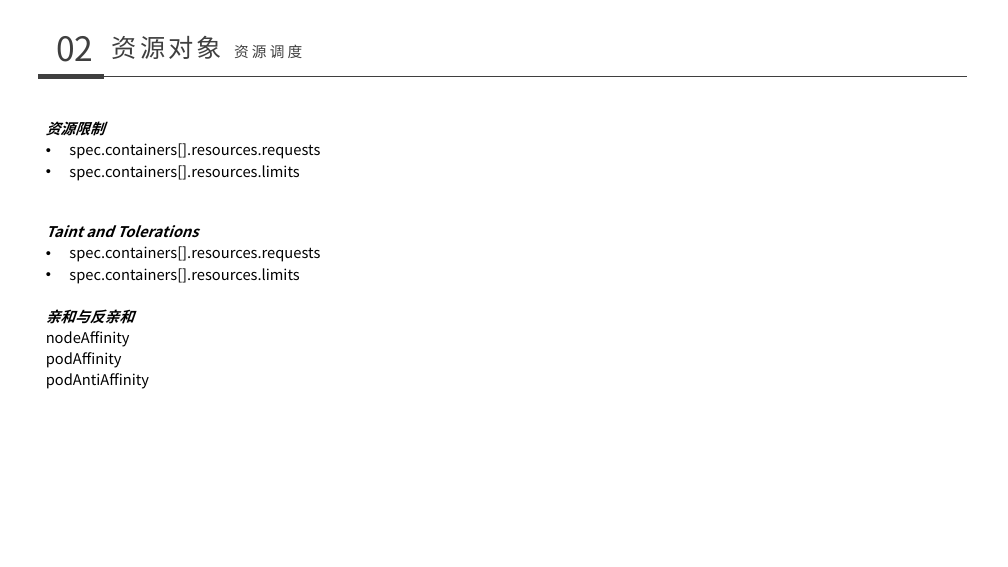
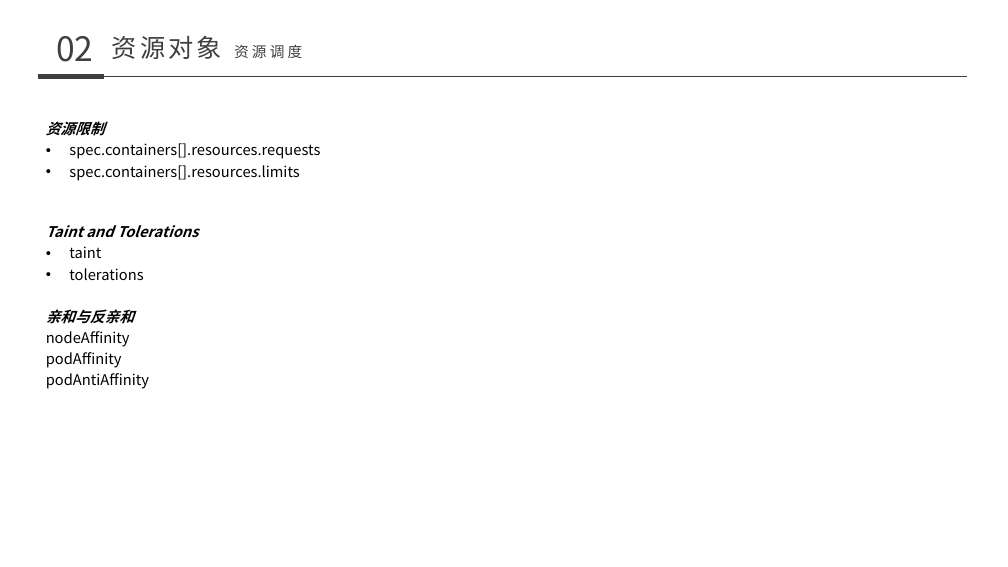
Before and after one commit to nutionMedivn/Kubernetes-training-camp, a slide deck: slide 67 of 基础/008-011 kubernetes.pptx. Drawn at 1008x567 pixels with LibreOffice and Linux fonts; fonts in the diff are those of the drawing. Boxes give left, top, right and bottom in pixels: in the first picture for what was removed or moved away, otherwise in the second. Text is boxed around its words. In the diff, an @@ line names an element or a change of style, - is before the commit and + after.

```diff
--- a/基础/008-011 kubernetes.pptx
+++ b/基础/008-011 kubernetes.pptx
@@ text at [69,246,143,280]: text changed @@
-• spec.containers[].resources.requests
-• spec.containers[].resources.limits
+• taint
+• tolerations
```
